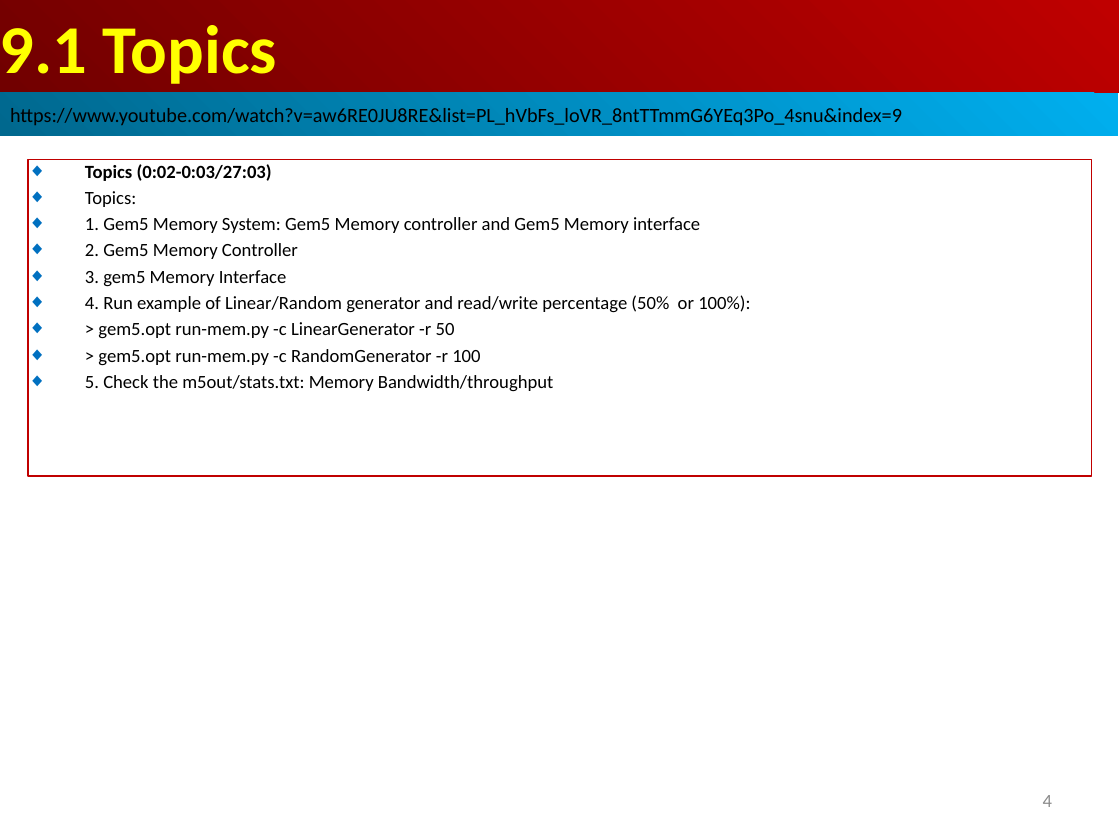
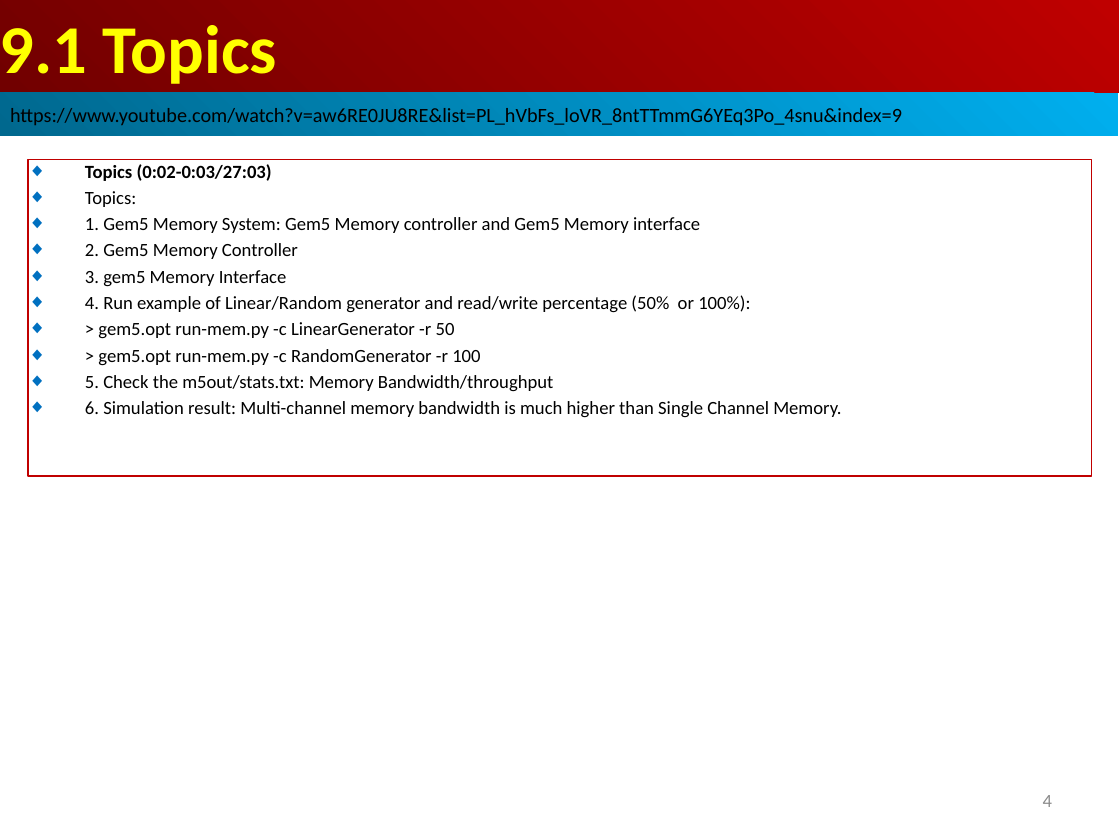
Before and after one commit to peterhchen/AIU_CS850_Gem5_McPAT, a slide deck: slide 4 of 050_Gem5/009.MemMod/000_Video/009.MemMod.ppt. Drawn at 1120x840 pixels with LibreOffice and Linux fonts; fonts in the diff are those of the drawing. Boxes give left, top, right and bottom in pixels: in the first picture for what was removed or moved away, otherwise in the second. Text is boxed around its words. In the diff, an @@ line names an element or a change of style, - is before the commit and + after.

```diff
--- a/050_Gem5/009.MemMod/000_Video/009.MemMod.ppt
+++ b/050_Gem5/009.MemMod/000_Video/009.MemMod.ppt
@@ text in rectangle at (85,401,841,418): paragraph added @@
+◆ 6. Simulation result: Multi-channel memory bandwidth is much higher than Single Channel Memory.
```
Also in this commit, not shown: 2 other slides changed, 4 slides added.
